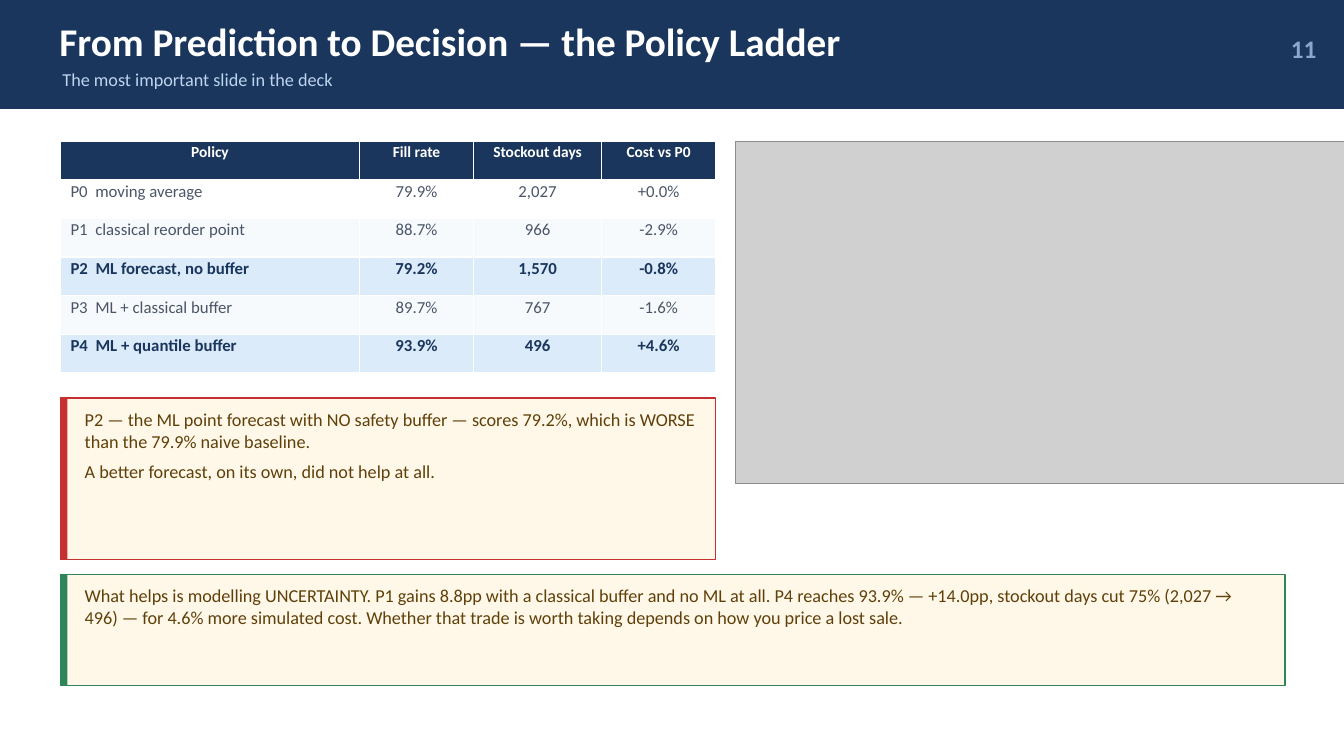
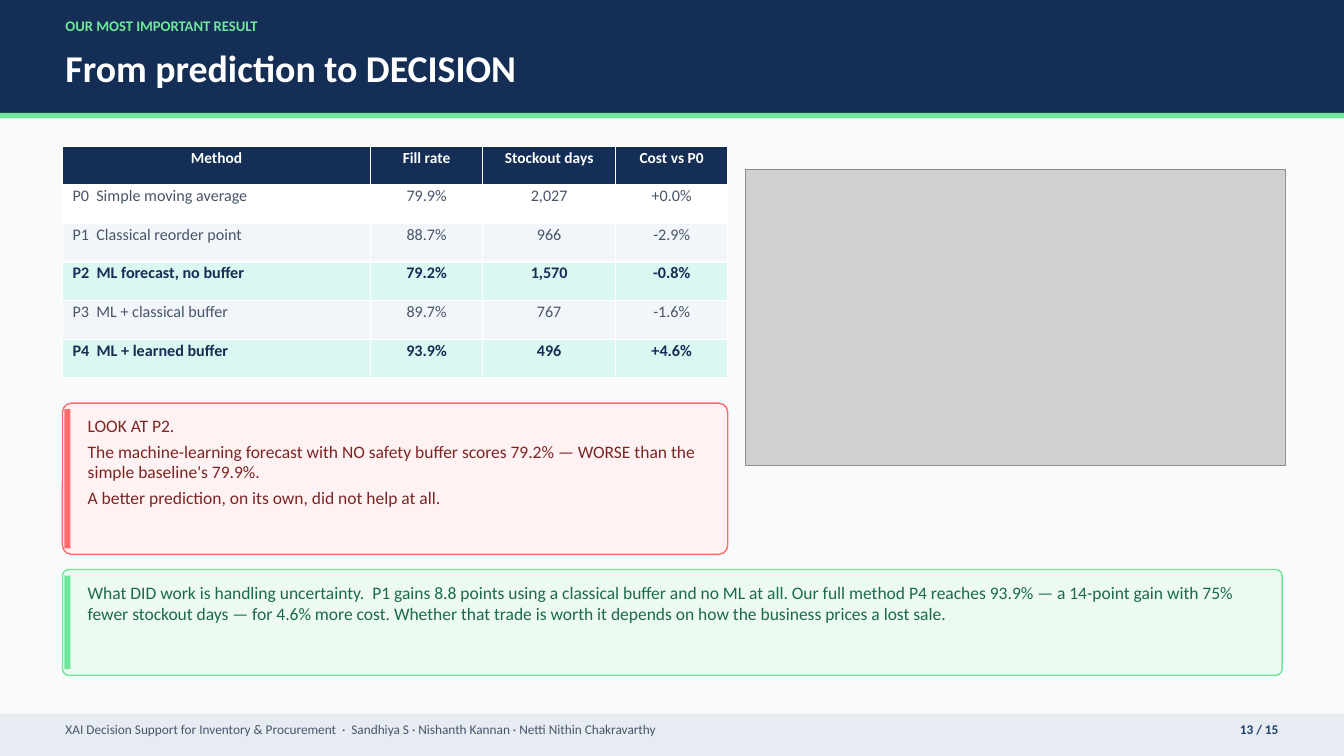
Before and after one commit to sandhiya-s86/xai-inventory-procurement, a slide deck: slide 13 of paper/PBL1_Presentation.pptx (slide 11 before the commit). Drawn at 1344x756 pixels with LibreOffice and Linux fonts; fonts in the diff are those of the drawing; grey boxes stand for pictures. Boxes give left, top, right and bottom in pixels: in the first picture for what was removed or moved away, otherwise in the second. Text is boxed around its words. In the diff, an @@ line names an element or a change of style, - is before the commit and + after.

```diff
--- a/paper/PBL1_Presentation.pptx
+++ b/paper/PBL1_Presentation.pptx
@@ background #FFFFFF to #F8FAFC @@
@@ rectangle: place and size @@
-rectangle at box(0, 0, 1344, 109)
+rectangle at box(0, 0, 1344, 113)
@@ rectangle at box(0, 0, 1344, 113): fill #1A365D to #142E55 @@
@@ text added at box(65, 21, 258, 31), 10.5 pt, text #6EE79B, bold @@
+OUR MOST IMPORTANT RESULT
@@ text at box(65, 55, 516, 88): text changed; size 28 to 27 pt @@
-From Prediction to Decision — the Policy Ladder
+From prediction to DECISION
@@ text removed at box(1291, 41, 1317, 58) @@
-11
@@ text removed at box(62, 73, 333, 89) @@
-The most important slide in the deck
@@ rectangle added at box(0, 113, 1344, 119), fill #6EE79B @@
@@ table at box(63, 146, 728, 378) @@
-row 1, column 1: Policy
+row 1, column 1: Method
-row 2, column 1: P0 moving average
+row 2, column 1: P0 Simple moving average
-row 3, column 1: P1 classical reorder point
+row 3, column 1: P1 Classical reorder point
-row 6, column 1: P4 ML + quantile buffer
+row 6, column 1: P4 ML + learned buffer
@@ fill #1A365D to #142E55 in row 1 @@
@@ fill #F7FAFC to #F2F6FA in 8 cells @@
@@ fill #DCEBFA to #DAF7F2 in 8 cells @@
@@ size 12 to 11.5 pt in "79.9%", "2,027", "+0.0%", "88.7%" and 13 more places @@
@@ text colour #4A5568 to #475569 in "79.9%", "2,027", "+0.0%", "88.7%" and 6 more places @@
@@ text colour #1A365D to #142E55 in "P2 ML forecast, no buffer", "79.2%", "1,570", "-0.8%" and 3 more places @@
@@ table: place and size @@
-table at box(60, 141, 716, 373)
+table at box(63, 146, 728, 378)
@@ picture: place and size @@
-picture at box(736, 141, 1344, 484)
+picture at box(746, 169, 1286, 466)
@@ rectangle removed at box(60, 398, 716, 560) @@
@@ rounded rectangle added at box(63, 403, 728, 555), fill #FFF2F2, outline #FF6B6B 1 pt @@
@@ rectangle: place and size @@
-rectangle at box(60, 398, 68, 560)
+rectangle at box(65, 409, 71, 548)
@@ rectangle at box(65, 409, 71, 548): fill #C53030 to #FF6B6B @@
@@ text at box(88, 420, 695, 507): text changed; size 13 to 12.5 pt; text colour #5F400A to #7D2525 @@
-P2 — the ML point forecast with NO safety buffer — scores 79.2%, which is WORSE than the 79.9% naive baseline.
-A better forecast, on its own, did not help at all.
+LOOK AT P2.
+The machine-learning forecast with NO safety buffer scores 79.2% — WORSE than the simple baseline's 79.9%.
+A better prediction, on its own, did not help at all.
@@ rectangle removed at box(60, 575, 1286, 686) @@
@@ rounded rectangle added at box(63, 570, 1282, 676), fill #ECFAF1, outline #6EE79B 1 pt @@
@@ rectangle: place and size @@
-rectangle at box(60, 575, 68, 686)
+rectangle at box(65, 576, 71, 669)
@@ rectangle at box(65, 576, 71, 669): fill #2F855A to #6EE79B @@
@@ text at box(88, 587, 1232, 623): text changed; size 13 to 12.5 pt; text colour #5F400A to #1B6B45 @@
-What helps is modelling UNCERTAINTY. P1 gains 8.8pp with a classical buffer and no ML at all. P4 reaches 93.9% — +14.0pp, stockout days cut 75% (2,027 → 496) — for 4.6% more simulated cost. Whether that trade is worth taking depends on how you price a lost sale.
+What DID work is handling uncertainty. P1 gains 8.8 points using a classical buffer and no ML at all. Our full method P4 reaches 93.9% — a 14-point gain with 75% fewer stockout days — for 4.6% more cost. Whether that trade is worth it depends on how the business prices a lost sale.
@@ rectangle added at box(0, 714, 1344, 756), fill #E7ECF3 @@
@@ text added at box(65, 725, 656, 736), 9.5 pt, text #475569 @@
+XAI Decision Support for Inventory & Procurement · Sandhiya S · Nishanth Kannan · Netti Nithin Chakravarthy
@@ text added at box(1240, 725, 1278, 734), 9.5 pt, text #1E406E, bold @@
+13 / 15
```
Also in this commit, not shown: 2 other slides changed, 12 slides added, 16 slides removed, 7 other files.
